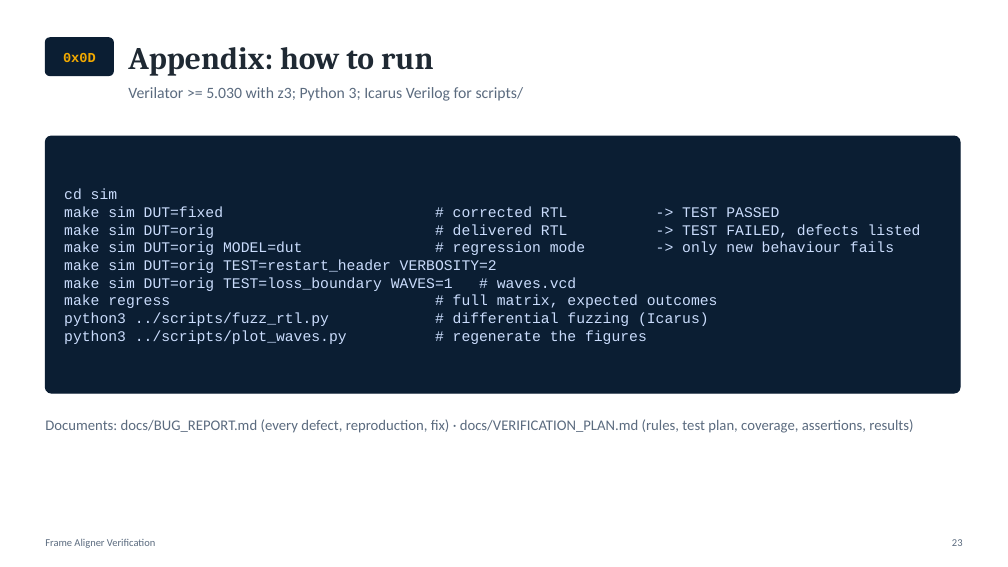
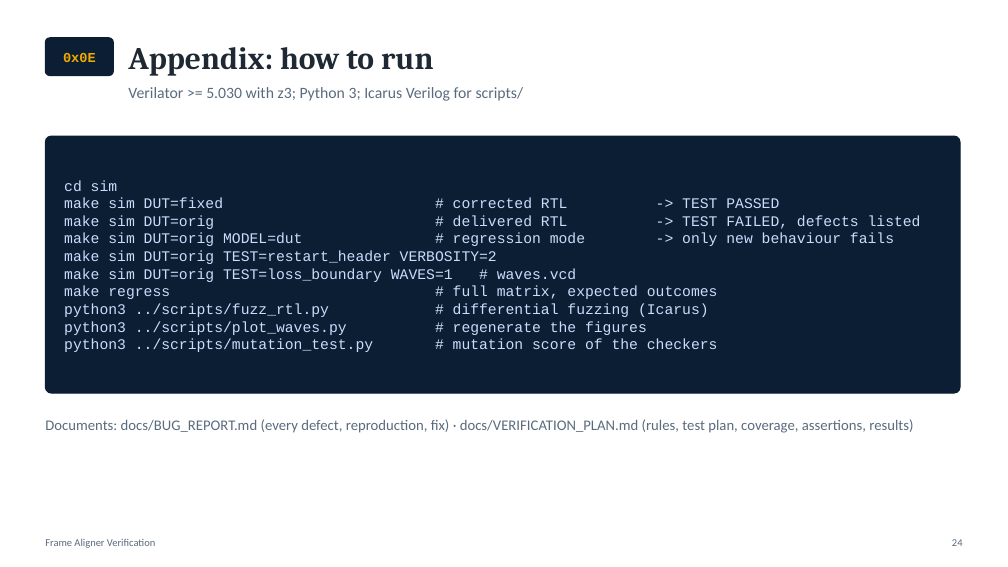
Before and after one commit to yakir1991/Frame-Aligner-verification, a slide deck: slide 24 of docs/Frame_Aligner_Verification.pptx (slide 23 before the commit). Drawn at 1008x567 pixels with LibreOffice and Linux fonts; fonts in the diff are those of the drawing. Boxes give left, top, right and bottom in pixels: in the first picture for what was removed or moved away, otherwise in the second. Text is boxed around its words. In the diff, an @@ line names an element or a change of style, - is before the commit and + after.

```diff
--- a/docs/Frame_Aligner_Verification.pptx
+++ b/docs/Frame_Aligner_Verification.pptx
@@ text at bbox=[63, 53, 96, 62]: text changed @@
-0x0D
+0x0E
@@ text at bbox=[64, 339, 718, 352]: paragraph added @@
+python3 ../scripts/mutation_test.py # mutation score of the checkers
@@ text at bbox=[952, 539, 963, 546]: text changed @@
-23
+24
```
Also in this commit, not shown: 12 other slides changed, 1 slide added, 8 other files.
